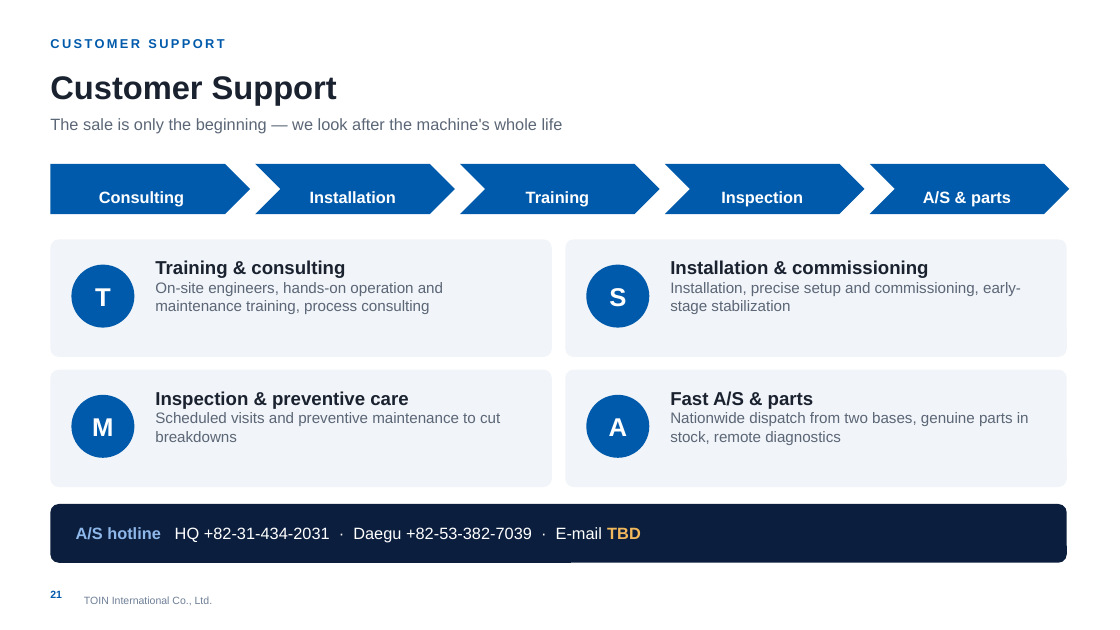
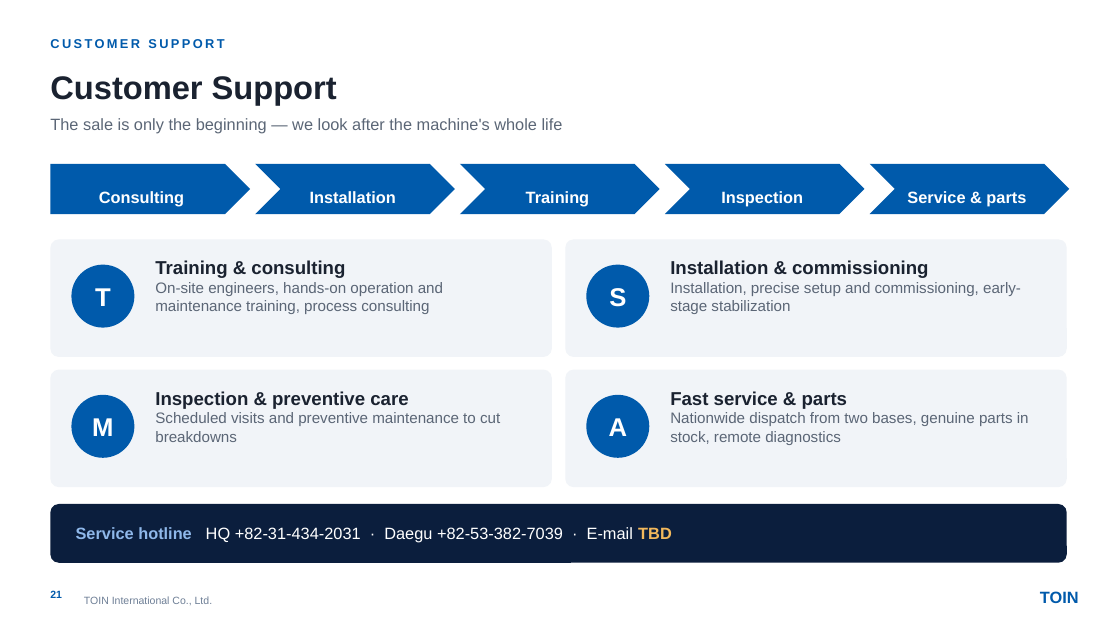
Before and after one commit to zeaus81/search, a slide deck: slide 21 of company_profile_2027/TOIN_Company_Profile_2027_EN.pptx. Drawn at 1120x630 pixels with LibreOffice and Linux fonts; fonts in the diff are those of the drawing; background and template pictures are left out. Boxes give left, top, right and bottom in pixels: in the first picture for what was removed or moved away, otherwise in the second. Text is boxed around its words. In the diff, an @@ line names an element or a change of style, - is before the commit and + after.

```diff
--- a/company_profile_2027/TOIN_Company_Profile_2027_EN.pptx
+++ b/company_profile_2027/TOIN_Company_Profile_2027_EN.pptx
@@ text in chevron at (x1=907, y1=191, x2=1026, y2=207): text changed @@
-A/S & parts
+Service & parts
@@ text at (x1=670, y1=391, x2=848, y2=409): text changed @@
-Fast A/S & parts
+Fast service & parts
@@ text at (x1=76, y1=527, x2=672, y2=543): text changed @@
-A/S hotline HQ +82-31-434-2031 · Daegu +82-53-382-7039 · E-mail TBD
+Service hotline HQ +82-31-434-2031 · Daegu +82-53-382-7039 · E-mail TBD
@@ text added at (x1=1040, y1=591, x2=1079, y2=603), 14 pt, text #005AAB, bold @@
+TOIN
```
Also in this commit, not shown: 19 other slides changed, 1 other file.
